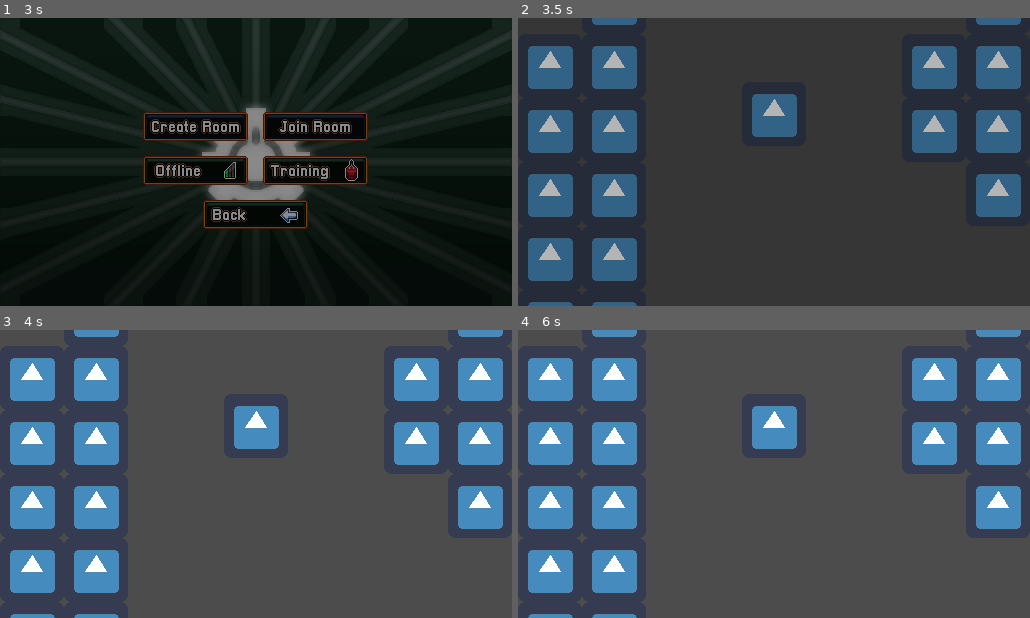
Above: before the commit, frames 1-4 (two rows, left to right).
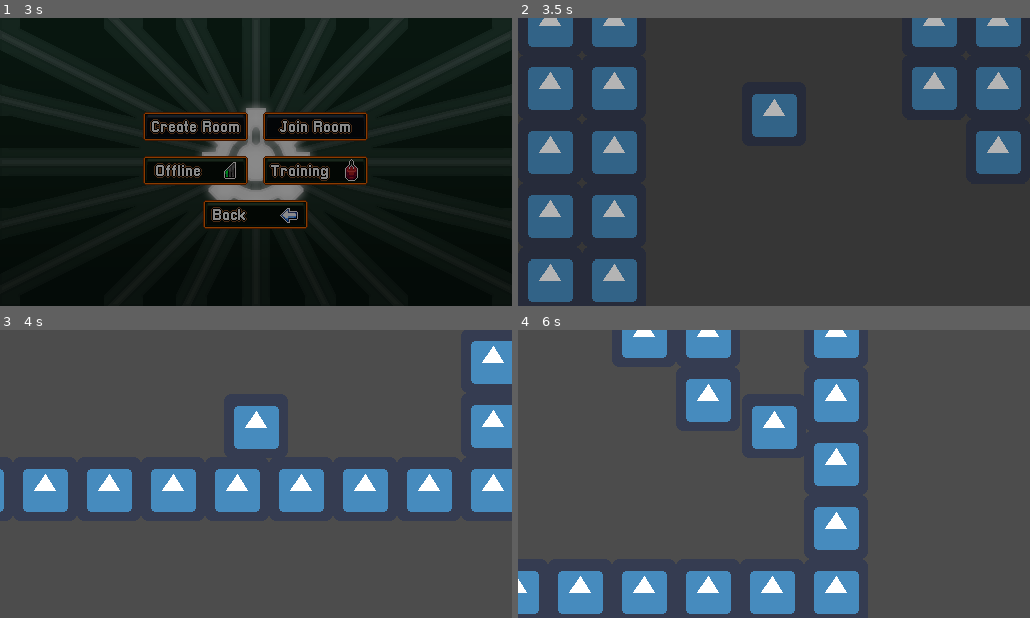
Above: after the commit, the same moments.

Repository: marrero171/ChaosJam
Game: Godot game, scene res://Menu/MainMenu.tscn
Same seed, same stepped clock (60 frames per second), same inputs: the game is played once before the commit and once after it. The engine's default icon, where the game draws it, is replaced by a stand-in: a white triangle on a blue panel in a dark square.
Inputs (mouse positions are in pixels of both pictures, inside the frame that each line leads up to):
- Up to frame 1 (3 s): click (256, 164) at 0.5 s; hold D (player_right) 1.28-2 s; hold Space (player_jump) 1.28-2 s; click (194, 127) at 2 s; click (194, 170) at 2.75 s
- Up to frame 2 (3.5 s): no input
- Up to frame 3 (4 s): hold D (player_right) from 3.53 s (still down); tap Space (player_jump) at 3.6, 3.77 s
- Up to frame 4 (6 s): tap Space (player_jump) at 4.07, 5.1, 5.27, 5.57 s; release D (player_right) at 4.28 s; hold A (player_left) 4.28-5.03 s; hold Space (player_jump) 4.28-5.03 s; hold D (player_right) from 5.03 s (still down); hold Space (player_jump) from 5.78 s (still down)

Frame 1 is identical in both runs. In frame 2, 22% of the frame differs, in the area x 1-99%, y 0-100%; in frame 3, 26%; in frame 4, 31%, in the area x 0-99%, y 0-100%.
Error before the commit: Parse Error: The identifier "Globals" isn't declared in the current scope. (res://Characters/BaseFighter/BaseFighter.gd:62)

Commit message:
fixed varible jumping bug and added place to set up base state machine.

Diff:
--- a/Characters/BaseFighter/BaseFighter.gd
+++ b/Characters/BaseFighter/BaseFighter.gd
@@ -2,6 +2,7 @@
 
 onready var ground_raycasts = $GroundRaycasts
 onready var body = $Body
+onready var baseFSM = $BaseFSM
 
 
 var velocity = Vector2()
@@ -27,12 +28,13 @@
 	if speed_stat == 0 ||strength_stat == 0 ||defence_stat == 0:
 		print("stats can not be zero!")
 		return false
-	if !ground_raycasts:
+	elif !ground_raycasts:
 		print("You must add ground raycasts to player. Use Node2d named 'GroundRaycasts' with raycast2ds as children")
-		return false
-	if !body:
+	elif !body:
 		print("Please Store all visual nodes such as sprites inside a Node2D named 'Body'")
 		return false
+	elif !baseFSM:
+		print("Please create a node named BaseFSM that inherits from res://Characters/BaseFighter/BaseStateMachine.gd ")
 	else:
 		return true
 
@@ -68,7 +70,7 @@
 
 
 	if event.is_action_released("player_jump") && velocity.y < min_jump_velocity:
-		jump_velocity = min_jump_velocity
+		velocity.y = min_jump_velocity
 
 
 
--- /dev/null
+++ b/Characters/BaseFighter/BaseStateMachine.gd
@@ -0,0 +1,16 @@
+extends Node
+
+
+# Declare member variables here. Examples:
+# var a = 2
+# var b = "text"
+
+
+# Called when the node enters the scene tree for the first time.
+func _ready():
+	pass # Replace with function body.
+
+
+# Called every frame. 'delta' is the elapsed time since the previous frame.
+#func _process(delta):
+#	pass
--- a/Characters/BaseFighter/Fighter.gd
+++ /dev/null
@@ -1,46 +0,0 @@
-extends KinematicBody2D
-"""
-#Variables
-var velocity : Vector2 = Vector2(0, 0)
-var target_velocity : Vector2 = Vector2(0, 0)
-var gravity : float
-var max_jump_velocity : float
-var min_jump_velocity : float
-
-#Export Variables
-export var Speed : float = 150
-export var max_jump_height : float
-export var min_jump_height : float
-export var jump_duration : float
-
-#Signals
-signal move
-signal jump
-
-func _ready():
-	#Stuff That I Copied from GE's Code LOL
-	gravity = 2 * max_jump_height / pow(jump_duration, 2)
-	max_jump_velocity = -sqrt(2 * gravity * max_jump_height)
-	min_jump_velocity = -sqrt(2 * gravity * min_jump_height)
-
-func _input(event):
-	var right : float = Input.get_action_strength("player_right") #getting right input
-	var left : float = Input.get_action_strength("player_left") #getting left input
-	var move_direction : float = right - left #right - left
-	var direction = "Right" if move_direction > 0 else "Left" if move_direction < 0 else "Idle" #setting the direction variable
-
-	if event.is_action_pressed("player_jump") and is_on_floor(): #Jump
-		velocity.y += max_jump_velocity  * Speed #Setting Jump Velocity
-		emit_signal("jump")#Emiting Jump Signal
-	if event.is_action_released("player_jump") and velocity.y < min_jump_velocity:
-		velocity.y = min_jump_velocity# Minimum Jump Velocity
-
-	target_velocity.x = move_direction * Speed#Setting the target velocity
-
-	emit_signal("move", direction)#Emitting Move Signal
-
-func _physics_process(delta):
-	velocity = velocity.linear_interpolate(target_velocity, 0.1) #interpolating the velocity
-	velocity.y += gravity * Speed * delta #Adding Gravity
-	velocity = move_and_slide(velocity , Vector2.UP)
-"""
--- a/Characters/ExamplePlayer/ExamplePlayer.tscn
+++ b/Characters/ExamplePlayer/ExamplePlayer.tscn
@@ -12,6 +12,8 @@
 speed_stat = 10
 strength_stat = 10
 defence_stat = 10
+
+[node name="BaseFSM" type="Node" parent="."]
 
 [node name="Body" type="Node2D" parent="."]
 
--- /dev/null
+++ b/Singletons/Globals.gd
@@ -0,0 +1,4 @@
+extends Node
+
+
+var gravity = 1000
--- a/project.godot
+++ b/project.godot
@@ -27,6 +27,7 @@
 [autoload]
 
 SceneManager="*res://Singletons/SceneManager.tscn"
+Globals="*res://Singletons/Globals.gd"
 
 [display]
 
